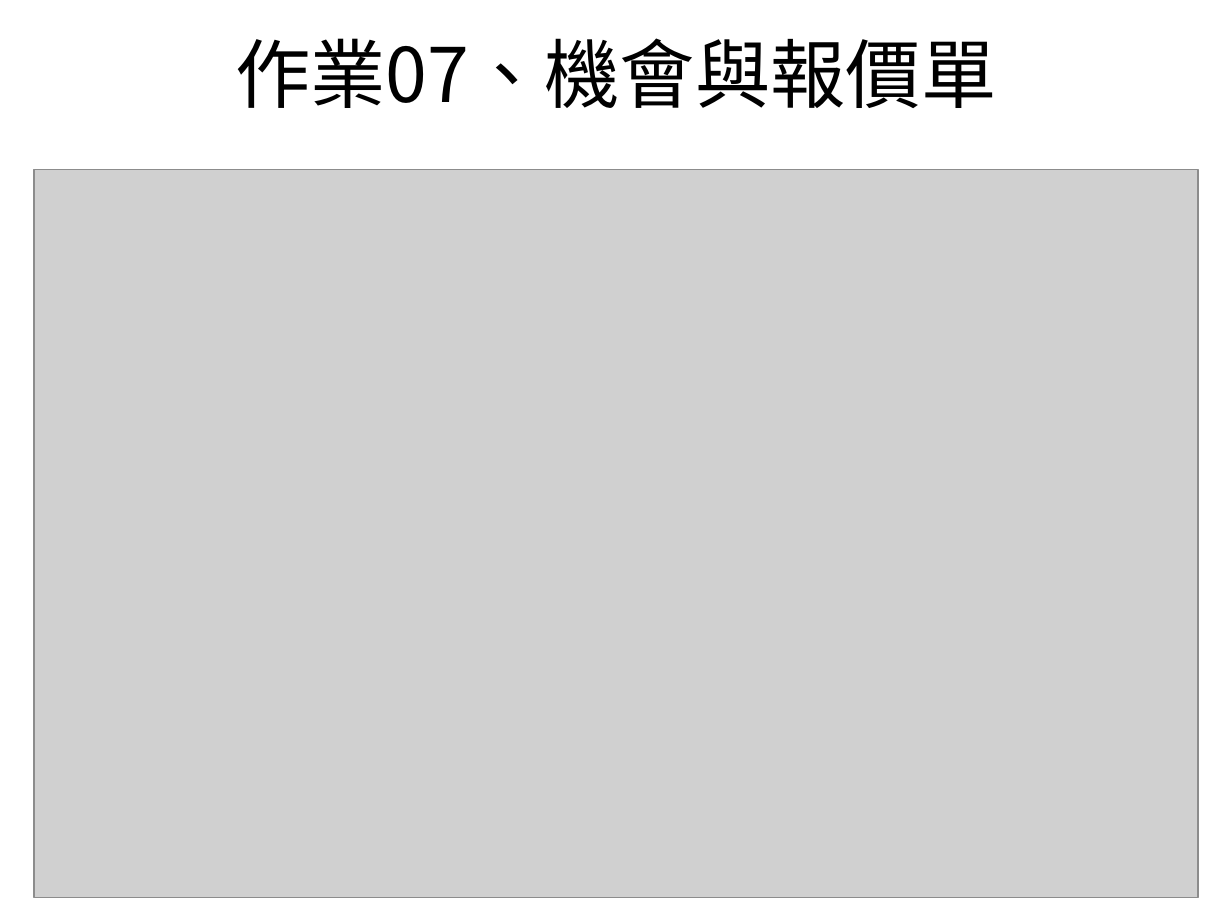
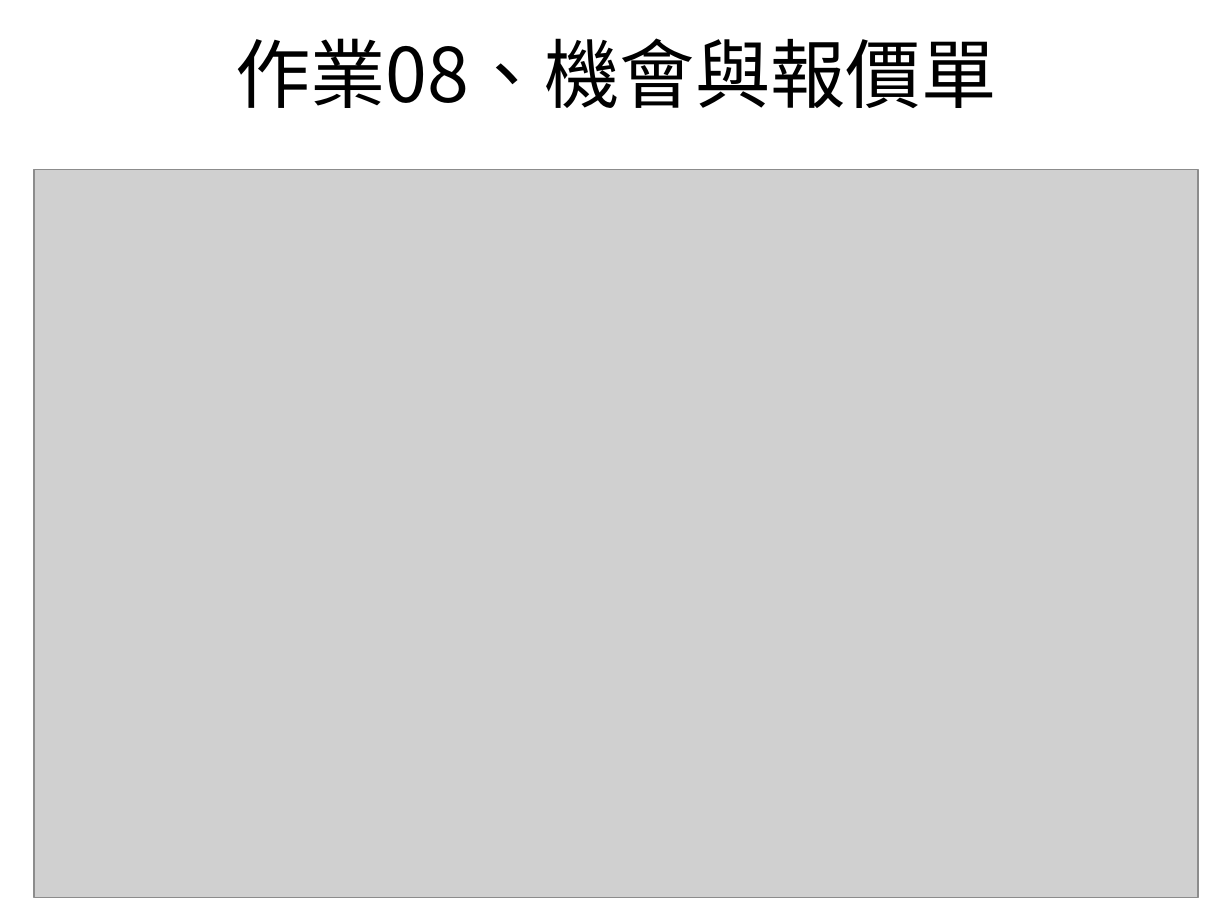
Before and after one commit to bfhaha/bfhaha.github.io, a slide deck: slide 15 of salesforce.ppt. Drawn at 1232x924 pixels with LibreOffice and Linux fonts; fonts in the diff are those of the drawing; grey boxes stand for pictures. Boxes give left, top, right and bottom in pixels: in the first picture for what was removed or moved away, otherwise in the second. Text is boxed around its words. In the diff, an @@ line names an element or a change of style, - is before the commit and + after.

```diff
--- a/salesforce.ppt
+++ b/salesforce.ppt
@@ title at <box>235,38,996,108</box>: text changed @@
-作業07、機會與報價單
+作業08、機會與報價單
```
Also in this commit, not shown: 14 other slides changed.
